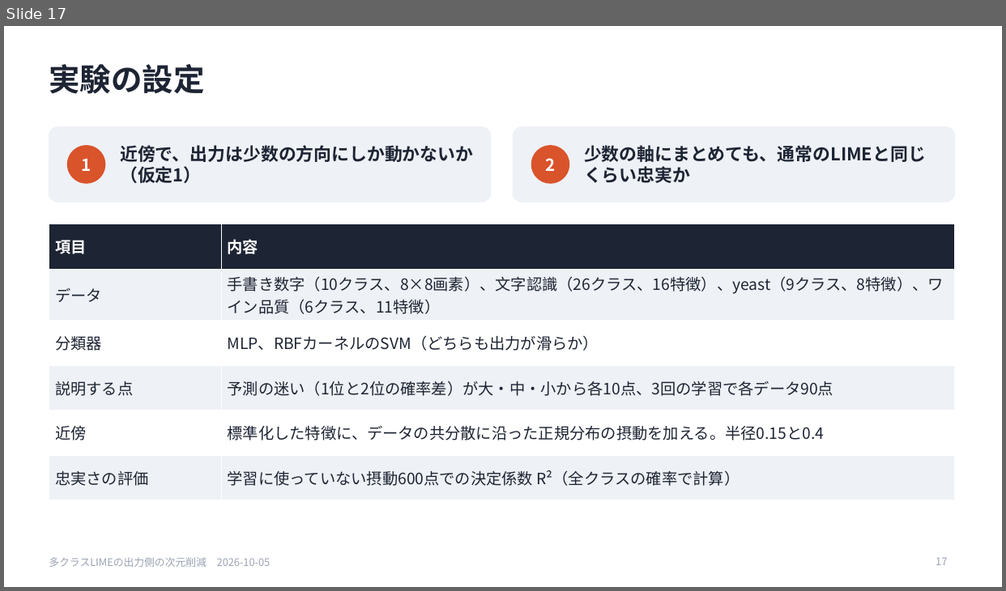
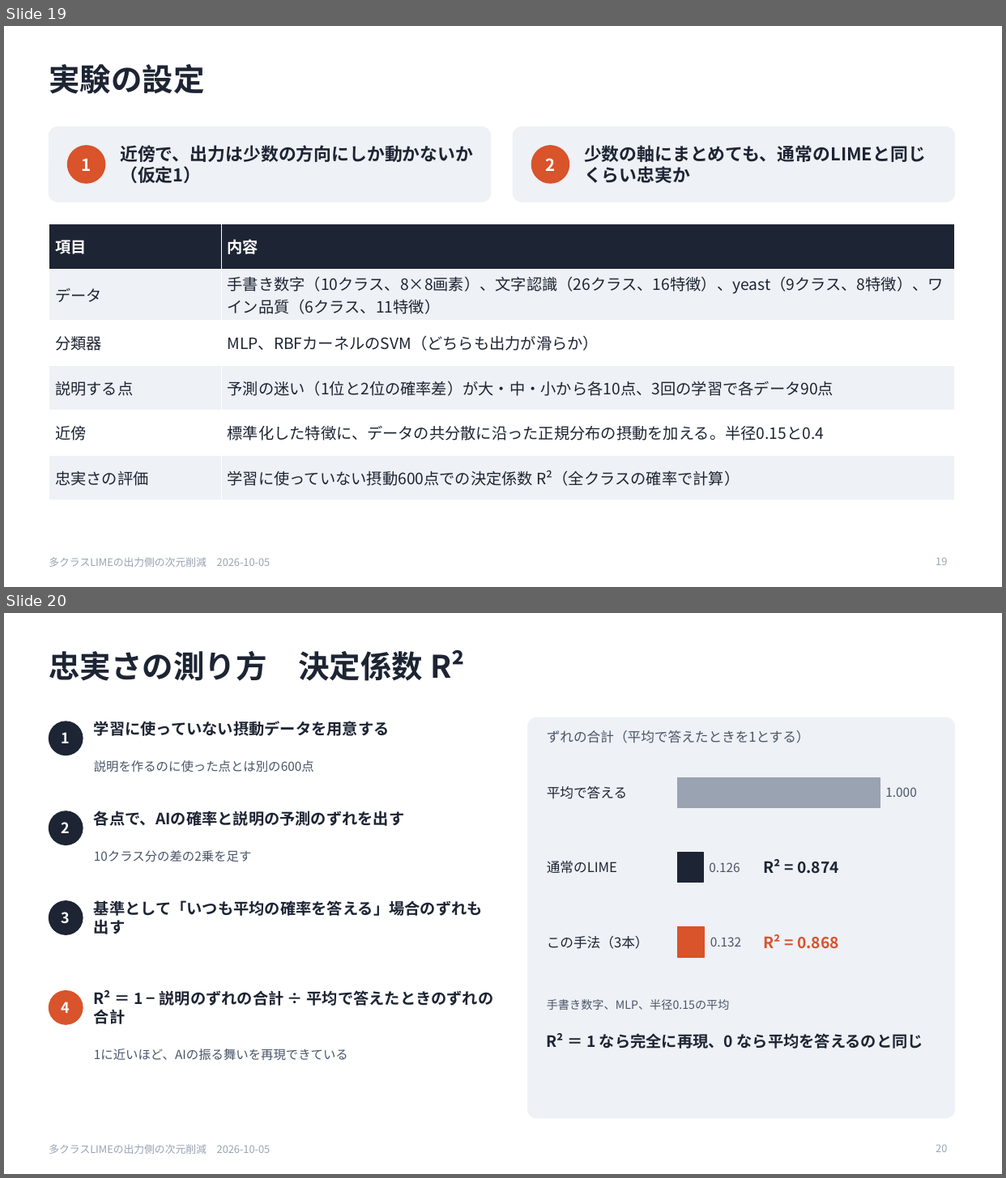
Before and after one commit to SoutaIkegame/Fisher_LIME, a slide deck: docs/seminar/2026-10-05_seminar.pptx. Shown one above the other, each under a label of ours: slide 17 before the commit, slides 19 and 20 after it. The pictures are 1006x591 and 1006x1178 pixels, drawn with LibreOffice and Linux fonts; fonts in the diff are those of the drawing. Boxes give left, top, right and bottom in pixels: in the first picture for what was removed or moved away, otherwise in the second. Text is boxed around its words. In the diff, an @@ line names an element or a change of style, - is before the commit and + after.

```diff
--- a/docs/seminar/2026-10-05_seminar.pptx
+++ b/docs/seminar/2026-10-05_seminar.pptx
@@ slide 20 added at (x1=4, y1=613, x2=1002, y2=1174), background #FFFFFF; not listed: 1 template element that a slide beside it also shows @@
@@ title added at (x1=49, y1=650, x2=465, y2=681), 30 pt, text #1D2433, bold @@
+忠実さの測り方 決定係数 R²
@@ ellipse added at (x1=49, y1=722, x2=83, y2=756), fill #1D2433, outline #1D2433 1 pt @@
@@ text added at (x1=62, y1=732, x2=70, y2=743), 14 pt, text #FFFFFF, bold @@
+1
@@ text added at (x1=94, y1=721, x2=390, y2=736), 15 pt, text #1D2433, bold @@
+学習に使っていない摂動データを用意する
@@ rounded rectangle added at (x1=528, y1=717, x2=955, y2=1118), fill #EEF1F5, outline #EEF1F5 1 pt @@
@@ text added at (x1=547, y1=730, x2=810, y2=743), 13 pt, text #4A5568 @@
+ずれの合計（平均で答えたときを1とする）
@@ text added at (x1=94, y1=760, x2=314, y2=773), 12 pt, text #4A5568 @@
+説明を作るのに使った点とは別の600点
@@ rectangle added at (x1=678, y1=777, x2=880, y2=807), fill #9AA3B2, outline #9AA3B2 1 pt @@
@@ text added at (x1=547, y1=786, x2=627, y2=799), 13 pt, text #1D2433 @@
+平均で答える
@@ text added at (x1=885, y1=787, x2=916, y2=797), 12 pt, text #4A5568 @@
+1.000
@@ ellipse added at (x1=49, y1=811, x2=83, y2=845), fill #1D2433, outline #1D2433 1 pt @@
@@ text added at (x1=62, y1=822, x2=70, y2=833), 14 pt, text #FFFFFF, bold @@
+2
@@ text added at (x1=94, y1=811, x2=405, y2=826), 15 pt, text #1D2433, bold @@
+各点で、AIの確率と説明の予測のずれを出す
@@ text added at (x1=94, y1=850, x2=252, y2=862), 12 pt, text #4A5568 @@
+10クラス分の差の2乗を足す
@@ rectangle added at (x1=678, y1=853, x2=703, y2=883), fill #1D2433, outline #1D2433 1 pt @@
@@ text added at (x1=547, y1=861, x2=617, y2=874), 13 pt, text #1D2433 @@
+通常のLIME
@@ text added at (x1=709, y1=862, x2=739, y2=872), 12 pt, text #4A5568 @@
+0.126
@@ text added at (x1=764, y1=859, x2=839, y2=874), 15 pt, text #1D2433, bold @@
+R² = 0.874
@@ ellipse added at (x1=49, y1=901, x2=83, y2=935), fill #1D2433, outline #1D2433 1 pt @@
@@ text added at (x1=94, y1=901, x2=483, y2=935), 15 pt, text #1D2433, bold @@
+基準として「いつも平均の確率を答える」場合のずれも出す
@@ text added at (x1=62, y1=912, x2=70, y2=924), 14 pt, text #FFFFFF, bold @@
+3
@@ rectangle added at (x1=678, y1=927, x2=705, y2=957), fill #D9532B, outline #D9532B 1 pt @@
@@ text added at (x1=547, y1=936, x2=649, y2=949), 13 pt, text #1D2433 @@
+この手法（3本）
@@ text added at (x1=710, y1=937, x2=741, y2=947), 12 pt, text #4A5568 @@
+0.132
@@ text added at (x1=764, y1=935, x2=839, y2=949), 15 pt, text #D9532B, bold @@
+R² = 0.868
@@ ellipse added at (x1=49, y1=991, x2=83, y2=1024), fill #D9532B, outline #D9532B 1 pt @@
@@ text added at (x1=94, y1=990, x2=494, y2=1024), 15 pt, text #1D2433, bold @@
+R² ＝ 1 − 説明のずれの合計 ÷ 平均で答えたときのずれの合計
@@ text added at (x1=547, y1=999, x2=730, y2=1010), 11 pt, text #4A5568 @@
+手書き数字、MLP、半径0.15の平均
@@ text added at (x1=62, y1=1002, x2=70, y2=1013), 14 pt, text #FFFFFF, bold @@
+4
@@ text added at (x1=94, y1=1049, x2=348, y2=1061), 12 pt, text #4A5568 @@
+1に近いほど、AIの振る舞いを再現できている
@@ text added at (x1=547, y1=1033, x2=923, y2=1049), 15 pt, text #1D2433, bold @@
+R² ＝ 1 なら完全に再現、0 なら平均を答えるのと同じ
@@ page number added at (x1=936, y1=1144, x2=947, y2=1152), 10 pt, text #9AA3B2 @@
+20
@@ what was slide 17 is now slide 19 @@
@@ page number at (x1=936, y1=557, x2=947, y2=565): text changed @@
-17
+19
```
Also in this commit, not shown: 9 slides changed, 2 other slides added, 6 other files.
